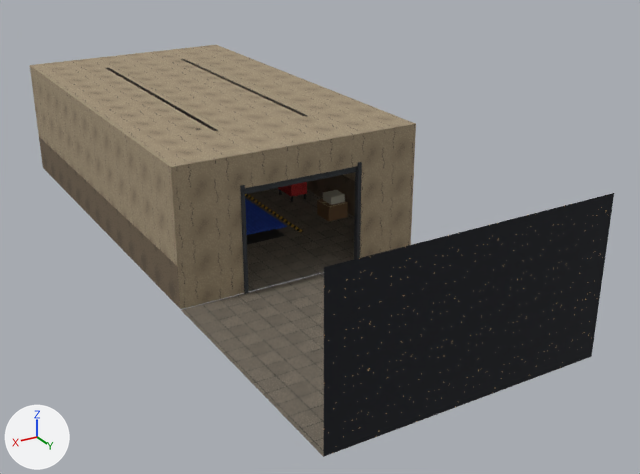
Before and after pictures for a commit that changed the glTF model out/env/dyno.glb.
Before and after are seen from a camera (50 mm lens) standing at (10.9, 26.0, 10.6) and looking at (-1.3, 5.8, 0.5). Lighting does not change. The marker at lower left points along +X, +Y and +Z. The picture after the commit comes second. Vertices at exactly the same position are counted once.

Objects in the first picture: 'EMIT_night', 'dynoplate', 'floor', 'plaster', 'plaster_low', 'steel' and 5 more.
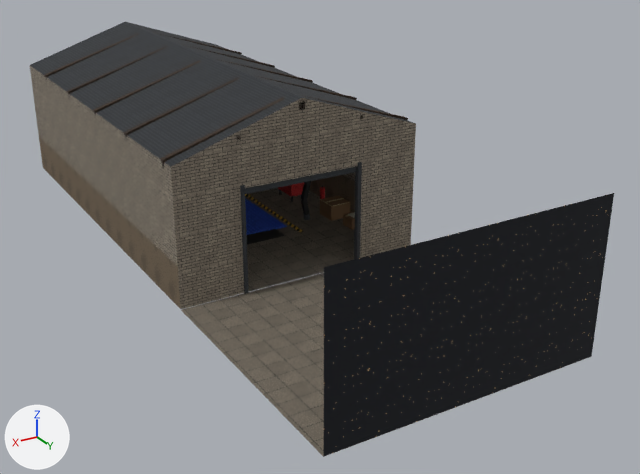
Diff of the bpy script that builds the scene:
```diff
--- a/out/env/dyno.glb.py
+++ b/out/env/dyno.glb.py
@@ img_dyno_brick @@
+img_dyno_brick = load_image('dyno_brick', '_unpacked/dyno_brick', 64, 64, 'sRGB')
@@ img_dyno_roof @@
+img_dyno_roof = load_image('dyno_roof', '_unpacked/dyno_roof', 64, 64, 'sRGB')
@@ img_dyno_beam @@
+img_dyno_beam = load_image('dyno_beam', '_unpacked/dyno_beam', 64, 64, 'sRGB')
@@ mat_brick @@
+mat_brick = principled_material('brick')
+mat_brick.texture = img_dyno_brick
+mat_brick.roughness = 0.9
@@ mat_roof @@
+mat_roof = principled_material('roof')
+mat_roof.texture = img_dyno_roof
+mat_roof.roughness = 0.9
@@ mat_beam @@
+mat_beam = principled_material('beam')
+mat_beam.texture = img_dyno_beam
+mat_beam.roughness = 0.9
@@ me_plaster @@
 # used by ob_plaster; location = (0.0, 0.0, 0.0)
 # verts and faces of me_plaster; kept vertices keep their numbers, new ones are numbered from 18
 # before: 2 (-3.6, 7.0, 3.8) at pixel (415, 123), 3 (-3.6, -6.0, 3.8) at pixel (216, 44), 5 (3.6, -6.0, 3.8) at pixel (29, 65), 6 (3.6, 7.0, 3.8) at pixel (170, 167)
-me_plaster.from_pydata(...)  # 18 vertices, 14 faces; spans x -3.6..3.6, y -6.0..7.0, z 0.0..3.8
+me_plaster.from_pydata(...)  # 20 vertices, 14 faces; spans x -3.6..3.6, y -6.0..7.0, z 0.0..5.0
+# me_plaster part 1
+delete_faces([(2, 5, 6), (2, 3, 5)])
+verts[18] = (0.0, -6.0, 5.0)  # pixel (124, 21)
+verts[19] = (0.0, 7.0, 5.0)  # pixel (302, 97)
+faces += [(3, 18, 5), (2, 6, 19)]
+# me_plaster part 2: 12 faces spanning x -3.6..3.6, y -6.0..7.0, z 0.0..3.8 switch from mat_plaster (picture img_dyno_plaster) to mat_brick (picture img_dyno_brick)
@@ me_roof @@
+me_roof.from_pydata(...)  # 6 vertices, 4 faces; spans x -3.6..3.6, y -6.0..7.0, z 3.8..5.0
+me_roof.materials.append(mat_roof)  # picture img_dyno_roof
@@ me_beam @@
+me_beam.from_pydata(...)  # 144 vertices, 216 faces; spans x -3.63..3.63, y -6.0..7.0, z 3.61..4.98
+me_beam.materials.append(mat_beam)  # picture img_dyno_beam
@@ ob_roof @@
+ob_roof = bpy.data.objects.new('roof', me_roof)
+ob_roof.location = (0.0, 0.0, 0.0)
@@ ob_beam @@
+ob_beam = bpy.data.objects.new('beam', me_beam)
+ob_beam.location = (0.0, 0.0, 0.0)
```

Boxes (x1, y1, x2, y2) around the edits, measured in the pictures (640 x 474 px; the box of a moved part takes in the faces that stretch with it):
'plaster', reshaped: before (30, 45, 416, 309); after (30, 66, 416, 309)
'roof', added: after (30, 22, 416, 167)
'beam', added: after (44, 32, 408, 166)
part 1 of me_plaster, moved or reshaped: before (30, 45, 416, 167); after (172, 98, 415, 167)
part 2 of me_plaster, recoloured: (30, 66, 416, 309) in both
